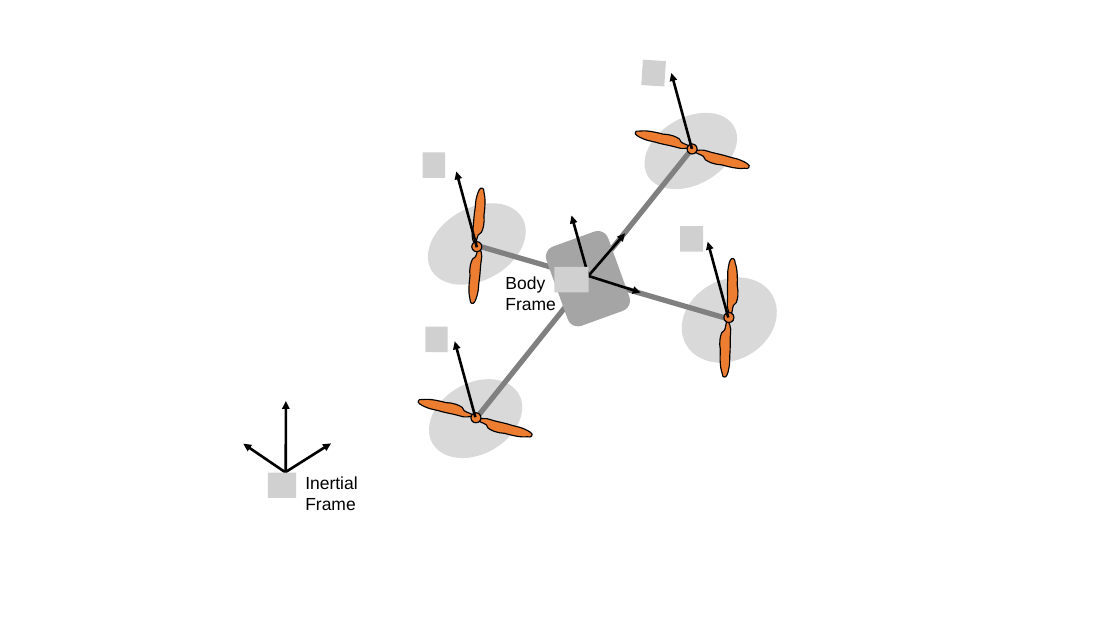
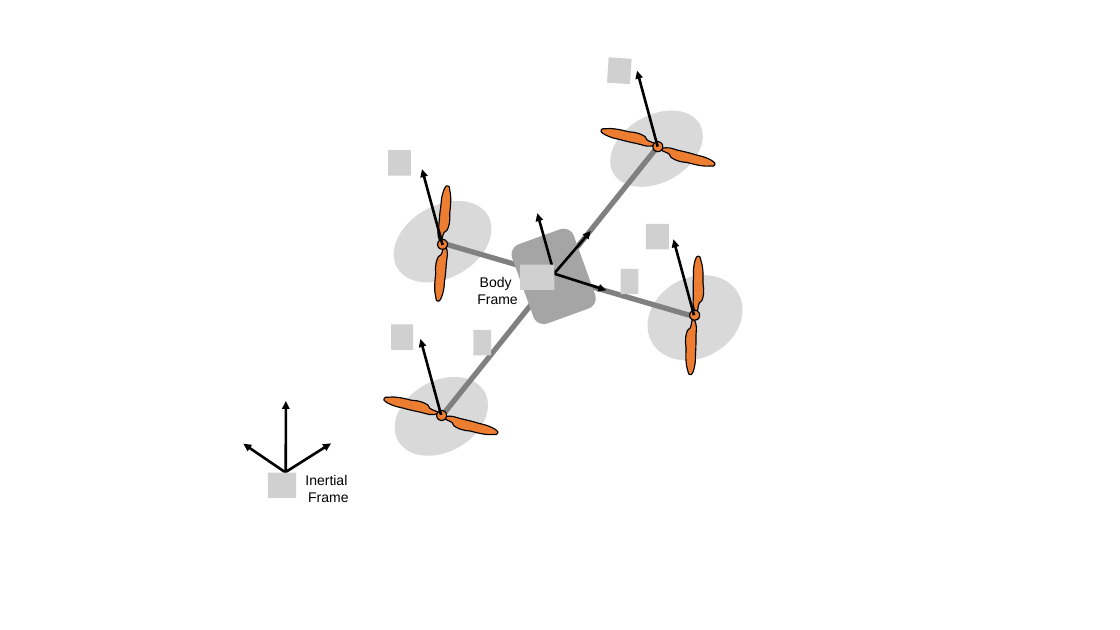
Before and after one commit to sriram-2502/KoopmanMPC_Quadrotor, a slide deck: slide 1 of Figures/schematic.pptx. Drawn at 1120x630 pixels with LibreOffice and Linux fonts; fonts in the diff are those of the drawing; grey boxes stand for pictures. Boxes give left, top, right and bottom in pixels: in the first picture for what was removed or moved away, otherwise in the second. Text is boxed around its words. In the diff, an @@ line names an element or a change of style, - is before the commit and + after.

```diff
--- a/Figures/schematic.pptx
+++ b/Figures/schematic.pptx
@@ 5 freeform shapes, 3 arrows, 2 ellipses: place and size @@
-5 freeform shapes, 3 arrows, 2 ellipses at (451, 98, 760, 454)
+5 freeform shapes, 3 arrows, 2 ellipses at (417, 95, 726, 452)
@@ group removed at (423, 60, 703, 352): 5 pictures @@
@@ group added at (388, 57, 669, 355): 7 pictures @@
@@ text "Body Frame" at (477, 277, 517, 304): size 15 to 12 pt; alignment left to centre @@
@@ text "Body Frame": place and size @@
-text "Body Frame" at (505, 276, 556, 310)
+text "Body Frame" at (477, 277, 517, 304)
@@ 6 ellipses, 4 arrows, 3 freeform shapes, 2 lines, 1 rounded rectangle: place and size @@
-6 ellipses, 4 arrows, 3 freeform shapes, 2 lines, 1 rounded rectangle at (413, 73, 792, 474)
+6 ellipses, 4 arrows, 3 freeform shapes, 2 lines, 1 rounded rectangle at (379, 71, 758, 471)
@@ text "Inertial Frame" at (305, 475, 348, 502): size 15 to 12 pt; alignment left to centre @@
```
Also in this commit, not shown: 5 other files.
